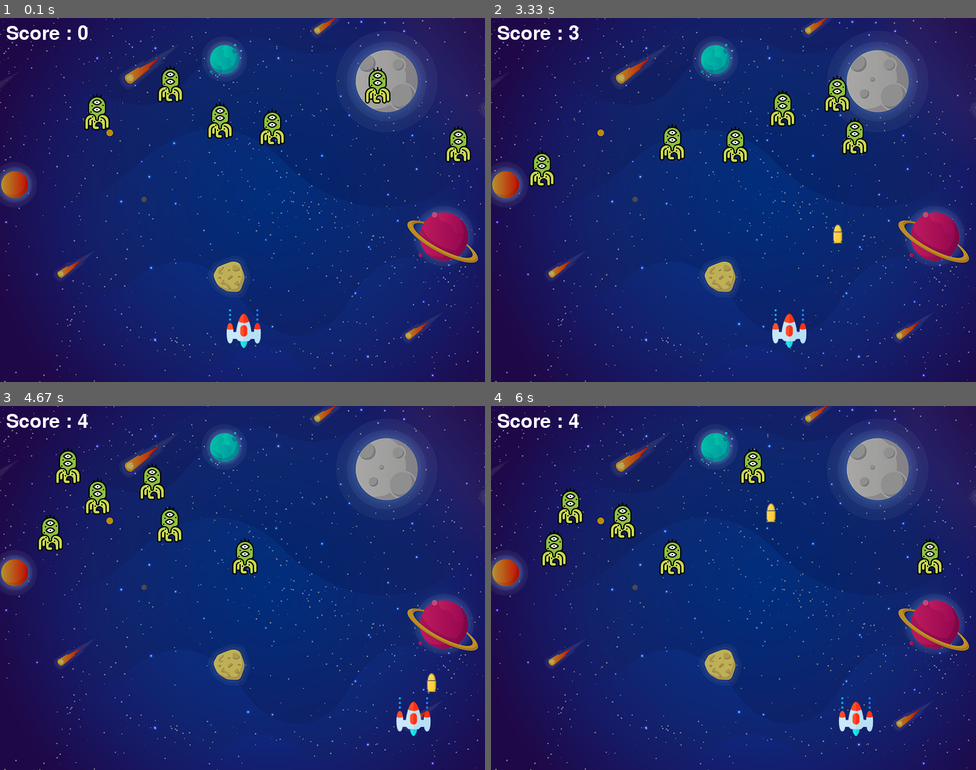
Above: before the commit, frames 1-4 (two rows, left to right).
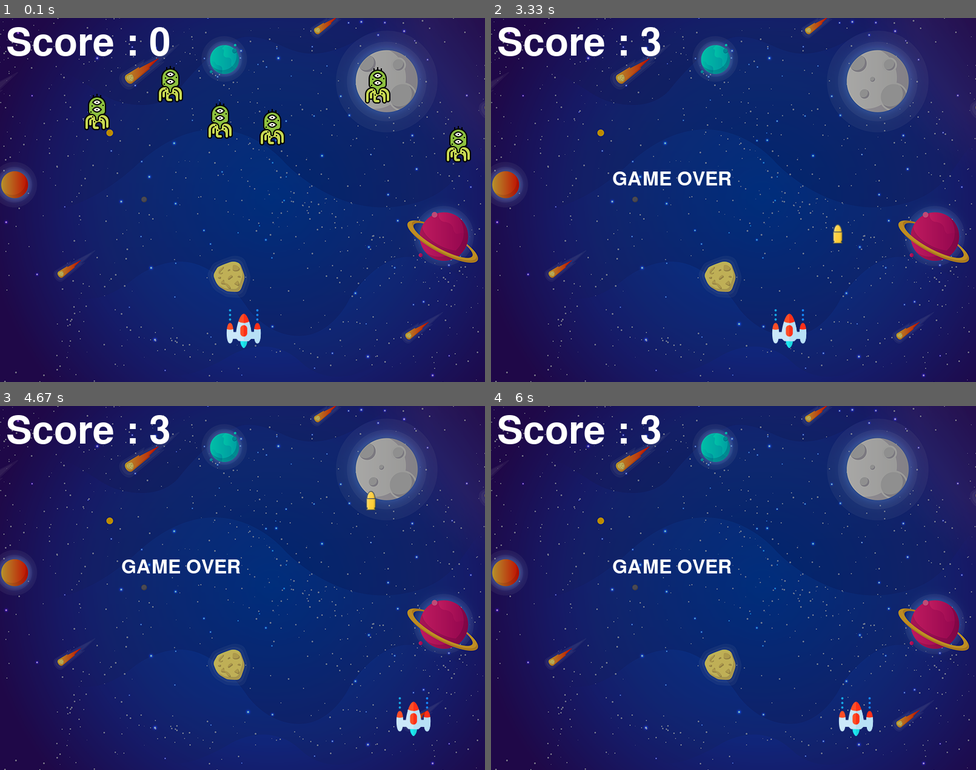
Above: after the commit, the same moments.

Repository: DatAmstrongest/SpaceInvader-Pygame
Game: pygame game, started from main.py
Two runs of this game, one before a commit and one after it. Both use one fixed random seed, a clock stepped at 60 frames per second and the inputs below.
Inputs:
- Up to frame 1 (0.1 s): no input
- Up to frame 2 (3.33 s): hold Right 0.33-0.8 s; hold Right 0.83-1.3 s; tap Space at 0.9, 1.2, 1.4, 1.7, 1.97, 2.27, 2.4, 2.7, 3.07 s; hold Left 1.33-1.87 s; hold Left 1.9-2.3 s; hold Right 2.33-2.97 s; hold Left from 3 s (still down)
- Up to frame 3 (4.67 s): tap Space at 3.37, 3.57, 3.87, 4.07, 4.37, 4.57 s; release Left at 3.47 s; hold Right 3.5-3.97 s; hold Right 4-4.47 s; hold Left from 4.5 s (still down)
- Up to frame 4 (6 s): tap Space at 4.87, 5.13, 5.43, 5.57, 5.87 s; release Left at 5.03 s; hold Left 5.07-5.47 s; hold Right from 5.5 s (still down)

The runs differ from the first frame. In frame 1, 1.1% of the frame differs, in the area x 1-35%, y 2-11%; in frame 2, 3.8%; in frame 3, 4.0%, in the area x 1-90%, y 2-79%; in frame 4, 3.8%.

Commit message:
Game over is added

Diff:
--- a/main.py
+++ b/main.py
@@ -56,8 +56,15 @@
 textX = 10
 textY = 10
 
+# Game Over Text
+over_font = pygame.font.Font('freesansbold.ttf',64)
+
+def game_over_text():
+    over_text = font.render("GAME OVER",True,(255,255,255))
+    screen.blit(over_text,(200,250))
+
 def show_score(x,y):
-    score = font.render("Score : " + str(score_value),True,(255,255,255))
+    score = over_font.render("Score : " + str(score_value),True,(255,255,255))
     screen.blit(score,(x,y))
 def player(x,y):
     screen.blit(playerImage,(x,y))
@@ -112,6 +119,11 @@
 
     # Enemy Movement
     for i in range(num_of_enemies):
+        if enemyY[i] > 200:
+            for j in range(num_of_enemies):
+                enemyY[j] = 2000
+            game_over_text()
+            break
         enemyX[i] += enemyX_change[i]
 
         if enemyX[i] <= 0:
